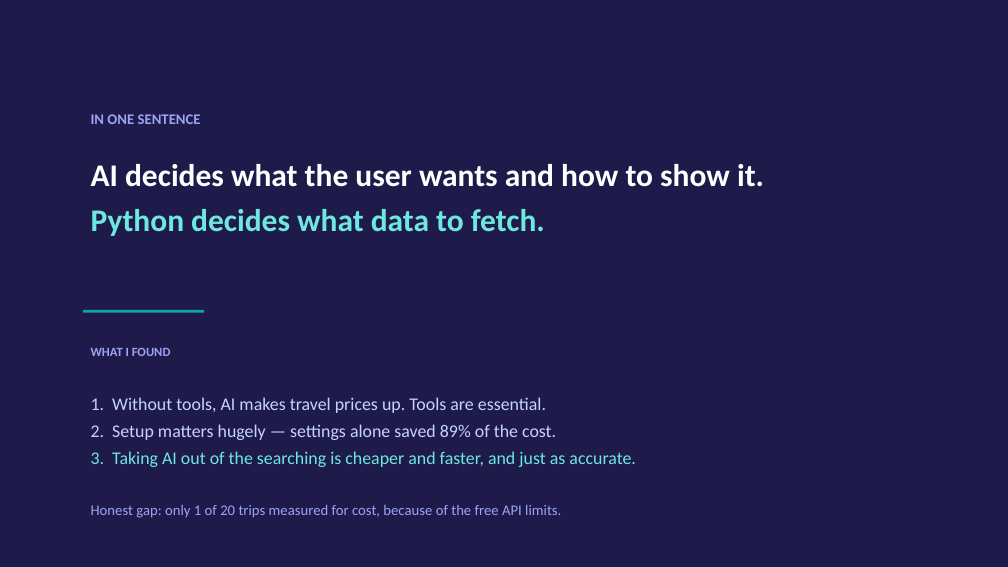
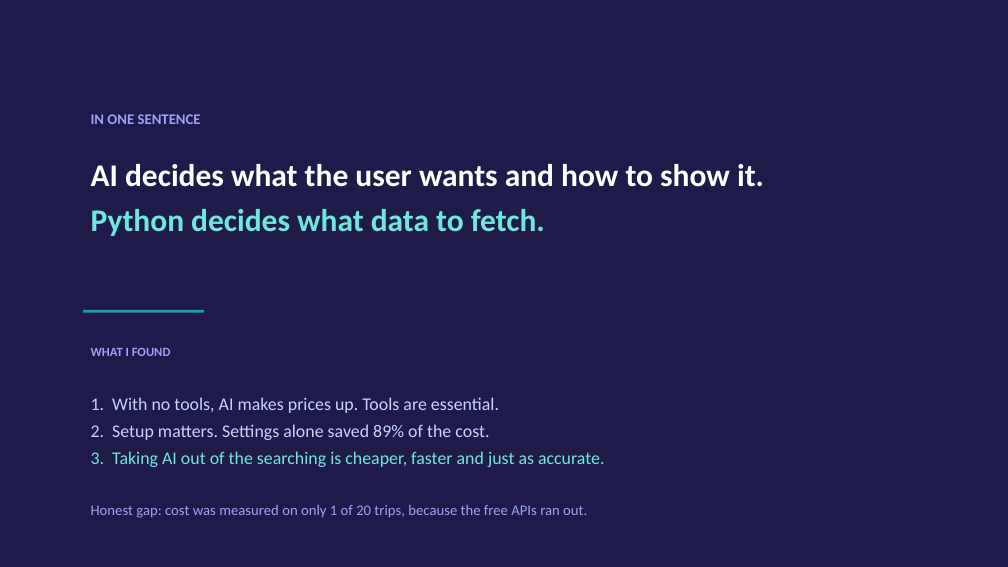
Before and after one commit to sherali143/Trip-Planner, a slide deck: slide 9 of submission/CMP7200_Viva_Presentation.pptx. Drawn at 1008x567 pixels with LibreOffice and Linux fonts; fonts in the diff are those of the drawing. Boxes give left, top, right and bottom in pixels: in the first picture for what was removed or moved away, otherwise in the second. Text is boxed around its words. In the diff, an @@ line names an element or a change of style, - is before the commit and + after.

Commit message:
Plainer wording on the viva slides
Sixteen explaining lines rewritten in commoner words and shorter sentences.
"one at a time" for "one after another. Nothing overlaps", "The two overlap"
for "their ranges overlap", "the free APIs ran out" for "because of the free
API limits". Nothing structural changed: the same nine slides, the same
tables, the same tool names and the same measured numbers.

These lines are read aloud from the front of a room, which is the test they
were failing.

```diff
--- a/submission/CMP7200_Viva_Presentation.pptx
+++ b/submission/CMP7200_Viva_Presentation.pptx
@@ text at box(91, 397, 605, 518): text changed @@
-1. Without tools, AI makes travel prices up. Tools are essential.
-2. Setup matters hugely — settings alone saved 89% of the cost.
-3. Taking AI out of the searching is cheaper and faster, and just as accurate.
-Honest gap: only 1 of 20 trips measured for cost, because of the free API limits.
+1. With no tools, AI makes prices up. Tools are essential.
+2. Setup matters. Settings alone saved 89% of the cost.
+3. Taking AI out of the searching is cheaper, faster and just as accurate.
+Honest gap: cost was measured on only 1 of 20 trips, because the free APIs ran out.
```
Also in this commit, not shown: 7 other slides changed, 1 other file.
